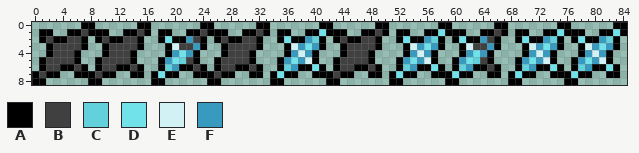
File history of a sprite sheet, assets/genesis/textures/font/mana/display.png. Above: the version before the commit.
The file is 85x9 pixels.
Palette (. is transparent): A #000000  B #404040  C #62d1dc  D #71e2ea  E #d2f1f4  F #399ac0
Pixels before, first column x 0:
0 .......AA......AA.......AA......AA.......AA......AA.......AA......AA.......AA......AA
1 .AA..AABAAA..AABA.AA..AABAAA..AABA.AA..AADAAA..AABA.AA..AADAAA..AABA.AA..AADAAA..AADA
2 .ABAABBA.ABAABBA..ADAAFBA.ABAABBA..ADAAFCA.ABAABBA..ADAAFCA.ADAAFBA..ADAAFCA.ADAAFCA.
3 ..ABBBBA..ABBBBA...AEBBFA..ABBBBA...AEFDFA..ABBBBA...AEFDFA..AEBBFA...AEFDFA..AEFDFA.
4 ..ABBBA...ABBBA....AFDFA...ABBBA....AFEFA...ABBBA....AFEFA...AFDFA....AFEFA...AFEFA..
5 .ABBBBA..ABBBBA...AFDCBA..ABBBBA...AFDFEA..ABBBBA...AFDFEA..AFDCBA...AFDFEA..AFDFEA..
6 .ABBAABA.ABBAABA..ACFAABA.ABBAABA..ACFAADA.ABBAABA..ACFAADA.ACFAABA..ACFAADA.ACFAADA.
7 ABAA..AAABAA..AA.ADAA..AAABAA..AA.ADAA..AAABAA..AA.ADAA..AAADAA..AA.ADAA..AAADAA..AA.
8 AA......AA.......AA......AA.......AA......AA.......AA......AA.......AA......AA.......
After:
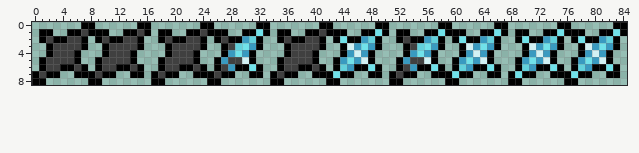
Commit: reverse mana bar direction to match food and air
The exact change:
{"y":1,"x":32,"old":"B","new":"D"}
{"y":1,"x":41,"old":"D","new":"B"}
{"y":1,"x":49,"old":"B","new":"D"}
{"y":1,"x":66,"old":"B","new":"D"}
{"y":2,"x":19,"old":"D","new":"B"}
{"y":2,"x":22,"old":"F","new":"B"}
{"y":2,"x":30,"old":"BB","new":"FC"}
{"y":2,"x":36,"old":"D","new":"B"}
{"y":2,"x":39,"old":"FC","new":"BB"}
{"y":2,"x":44,"old":"B","new":"D"}
{"y":2,"x":47,"old":"BB","new":"FC"}
{"y":2,"x":53,"old":"D","new":"B"}
{"y":2,"x":65,"old":"B","new":"C"}
{"y":3,"x":20,"old":"E","new":"B"}
{"y":3,"x":23,"old":"F","new":"B"}
{"y":3,"x":29,"old":"BBB","new":"CDF"}
{"y":3,"x":37,"old":"EFDF","new":"BBBB"}
{"y":3,"x":45,"old":"BBBB","new":"EFDF"}
{"y":3,"x":54,"old":"EF","new":"BC"}
{"y":3,"x":63,"old":"BB","new":"FD"}
{"y":4,"x":20,"old":"FDF","new":"BBB"}
{"y":4,"x":28,"old":"BBB","new":"FDF"}
{"y":4,"x":37,"old":"FEF","new":"BBB"}
{"y":4,"x":45,"old":"BBB","new":"FEF"}
{"y":4,"x":55,"old":"E","new":"D"}
{"y":4,"x":63,"old":"D","new":"E"}
{"y":5,"x":19,"old":"FDC","new":"BBB"}
{"y":5,"x":27,"old":"B","new":"F"}
{"y":5,"x":30,"old":"B","new":"E"}
{"y":5,"x":36,"old":"FDFE","new":"BBBB"}
{"y":5,"x":44,"old":"BBBB","new":"FDFE"}
{"y":5,"x":54,"old":"DF","new":"BB"}
{"y":5,"x":63,"old":"CB","new":"FE"}
{"y":6,"x":19,"old":"CF","new":"BB"}
{"y":6,"x":28,"old":"B","new":"F"}
{"y":6,"x":31,"old":"B","new":"D"}
{"y":6,"x":36,"old":"CF","new":"BB"}
{"y":6,"x":40,"old":"D","new":"B"}
{"y":6,"x":44,"old":"BB","new":"CF"}
{"y":6,"x":48,"old":"B","new":"D"}
{"y":6,"x":53,"old":"C","new":"B"}
{"y":6,"x":65,"old":"B","new":"D"}
{"y":7,"x":18,"old":"D","new":"B"}
{"y":7,"x":35,"old":"D","new":"B"}
{"y":7,"x":43,"old":"B","new":"D"}
{"y":7,"x":52,"old":"D","new":"B"}
{"label":"changed","picture_box":[221,29,424,78]}
{"label":"changed","picture_box":[473,29,501,71]}
{"label":"changed","picture_box":[158,36,200,78]}
